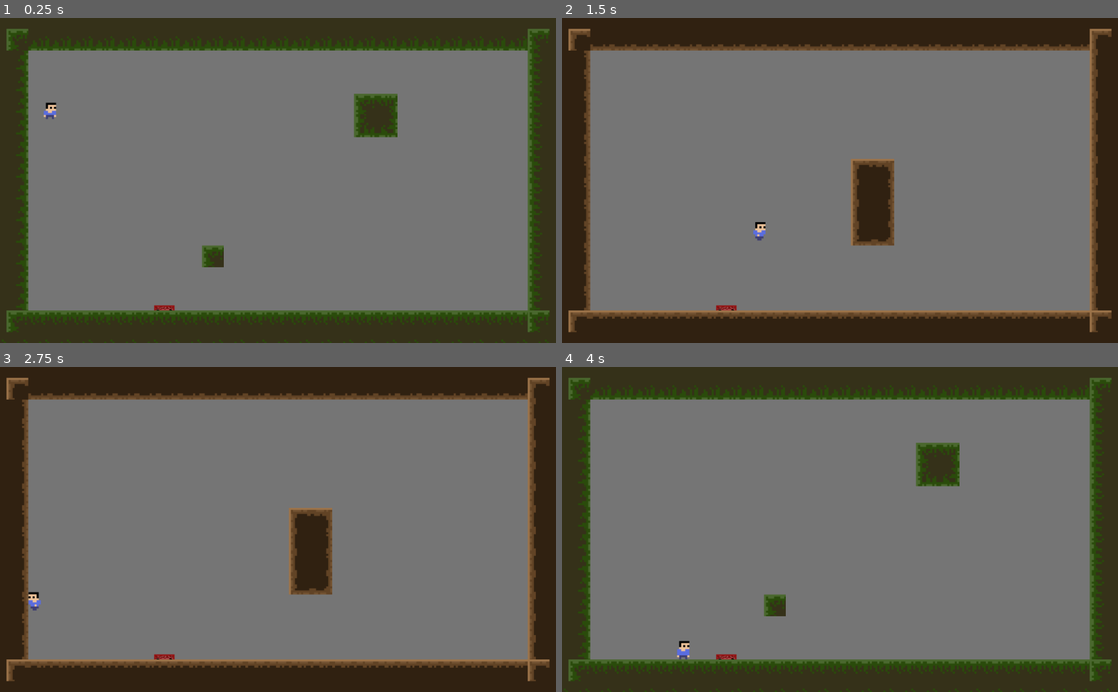
Above: before the commit, frames 1-4 (two rows, left to right).
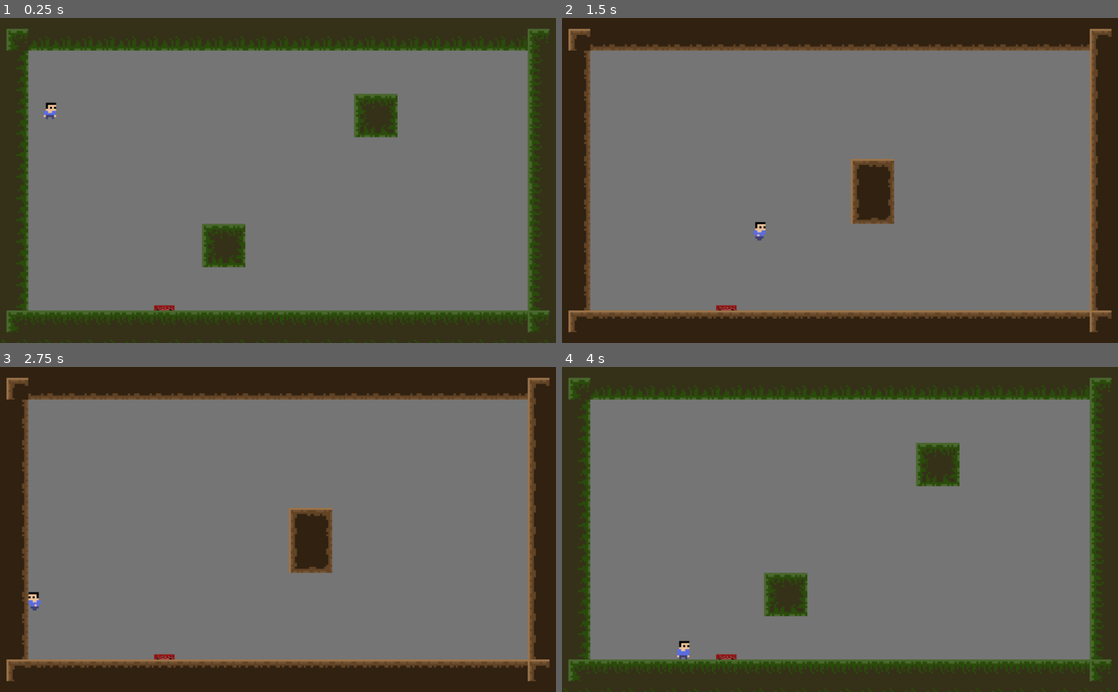
Above: after the commit, the same moments.

Repository: AeolusFS/Seal
Game: Godot game, scene res://Scene/World.tscn
Two runs of this game, one before a commit and one after it. Both use one fixed random seed, a clock stepped at 60 frames per second and the inputs below.
Inputs:
- Up to frame 1 (0.25 s): no input
- Up to frame 2 (1.5 s): hold R (Key_R) 0.53-1.28 s; hold Right (ui_right) from 0.53 s (still down); tap Up (ui_up) at 0.77 s; tap Z (Key_Z) at 1.35 s
- Up to frame 3 (2.75 s): tap Up (ui_up) at 1.52 s; release Right (ui_right) at 2.03 s; hold Left (ui_left) from 2.03 s (still down); hold R (Key_R) from 2.03 s (still down)
- Up to frame 4 (4 s): release Left (ui_left) at 2.78 s; release R (Key_R) at 2.78 s; hold Right (ui_right) from 2.78 s (still down); tap Z (Key_Z) at 2.85 s; tap Up (ui_up) at 3.02, 3.77 s; hold R (Key_R) from 3.53 s (still down)

The runs differ from the first frame. In frame 1, 0.9% of the frame differs, in the area x 36-45%, y 63-77%; in frame 2, 0.6%; in frame 3, 0.6%; in frame 4, 0.9%.

Commit message:
update map

Diff:
--- a/Seals/Scene/World.tscn
+++ b/Seals/Scene/World.tscn
@@ -337,13 +337,13 @@
 tile_set = SubResource( 20 )
 cell_size = Vector2( 32, 32 )
 format = 1
-tile_data = PoolIntArray( -1376231, 9, 0, -1376230, 9, 2, -1 …(2827 unchanged characters)… 524293, 9, 65537, 524294, 9, 65538, 524318, 9, 65536, 524319, 9, 65538, 589828, 9, 65536, 589829, 9, 65537, 589830, 9, 65538, 589839, 9, 0, 589854, 9, 65536, 589855, 9, 65538, 65 …(1114 unchanged characters)…
+tile_data = PoolIntArray( -1376231, 9, 0, -1376230, 9, 2, -1 …(2827 unchanged characters)… 524293, 9, 65537, 524294, 9, 65538, 524303, 9, 0, 524304, 9, 2, 524318, 9, 65536, 524319, 9, 65538, 589828, 9, 65536, 589829, 9, 65537, 589830, 9, 65538, 589839, 9, 131072, 589840, 9, 131074, 589854, 9, 65536, 589855, 9, 65538, 65 …(1114 unchanged characters)…
 
 [node name="Inner" type="TileMap" parent="."]
 tile_set = SubResource( 30 )
 cell_size = Vector2( 32, 32 )
 format = 1
-tile_data = PoolIntArray( -1441774, 0, 0, -1441773, 0, 2, -1 …(2076 unchanged characters)…  0, 65536, 458758, 0, 65538, 458771, 0, 65536, 458772, 0, 65538, 458782, 0, 65536, 458783, 0, 65538, 524293, 0, 65536, 524294, 0, 65538, 524307, 0, 131072, 524308, 0, 131074, 524318, 0, 65536, 524319, 0, 65538, 58 …(1113 unchanged characters)…
+tile_data = PoolIntArray( -1441774, 0, 0, -1441773, 0, 2, -1 …(2076 unchanged characters)…  0, 65536, 458758, 0, 65538, 458771, 0, 131072, 458772, 0, 131074, 458782, 0, 65536, 458783, 0, 65538, 524293, 0, 65536, 524294, 0, 65538, 524318, 0, 65536, 524319, 0, 65538, 58 …(1113 unchanged characters)…
 
 [node name="Glow_shader" type="ColorRect" parent="."]
 material = SubResource( 31 )
